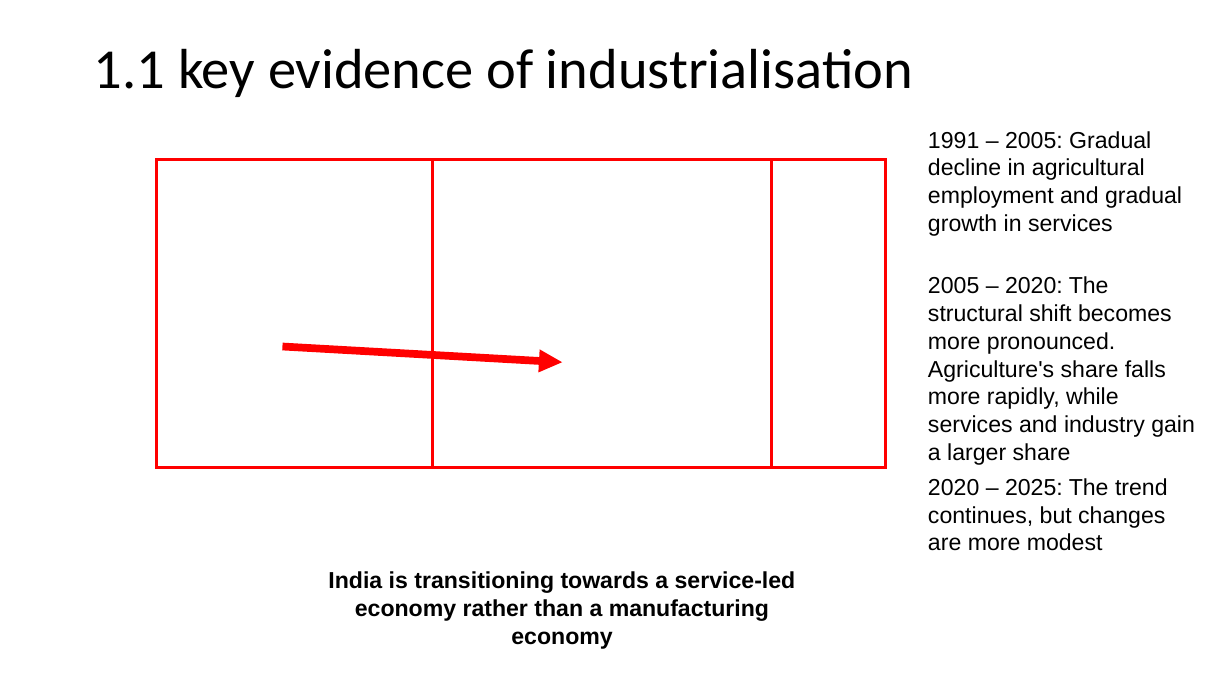
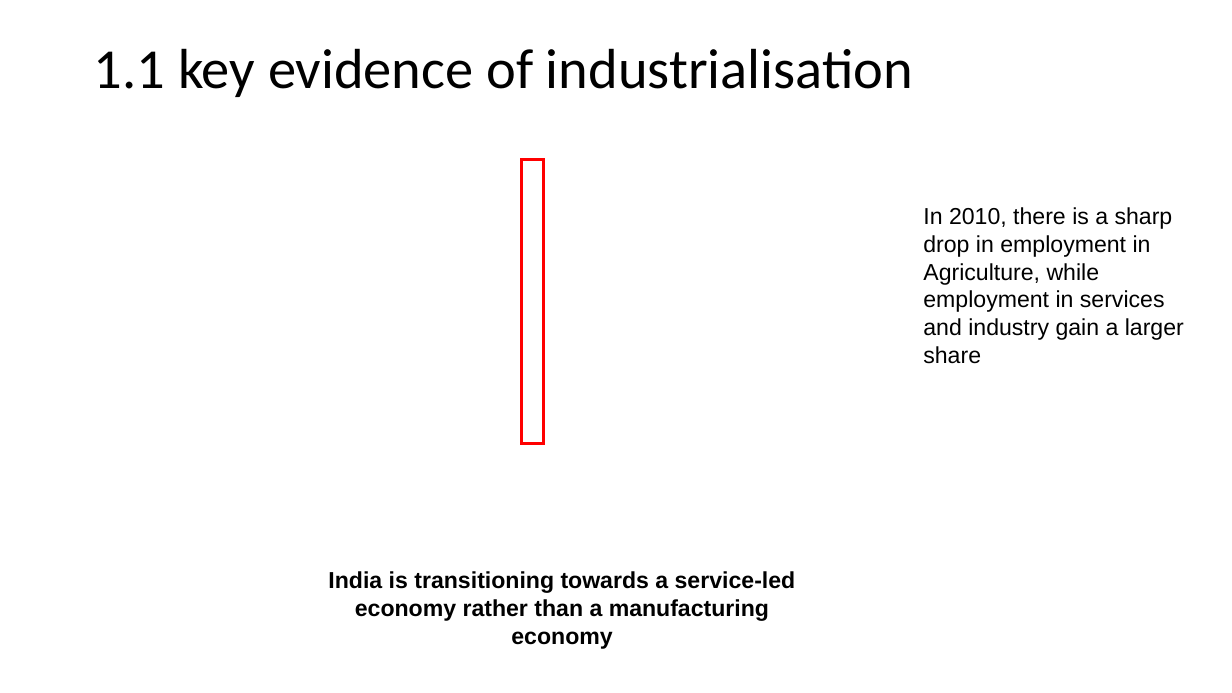
Before and after one commit to josephkohhh/SIM-UOW-Mods, a slide deck: slide 3 of ECON251/Assignment/T01_Group10_Presentation Slides.pptx. Drawn at 1232x693 pixels with LibreOffice and Linux fonts; fonts in the diff are those of the drawing. Boxes give left, top, right and bottom in pixels: in the first picture for what was removed or moved away, otherwise in the second. Text is boxed around its words. In the diff, an @@ line names an element or a change of style, - is before the commit and + after.

```diff
--- a/ECON251/Assignment/T01_Group10_Presentation Slides.pptx
+++ b/ECON251/Assignment/T01_Group10_Presentation Slides.pptx
@@ text removed at <box>928,131,1182,236</box> @@
-1991 – 2005: Gradual decline in agricultural employment and gradual growth in services
@@ rectangle removed at <box>156,160,433,468</box> @@
@@ rectangle: place and size @@
-rectangle at <box>433,160,772,468</box>
+rectangle at <box>521,160,543,444</box>
@@ rectangle removed at <box>772,160,885,468</box> @@
@@ text at <box>923,207,1184,364</box>: text changed @@
-2005 – 2020: The structural shift becomes more pronounced. Agriculture's share falls more rapidly, while services and industry gain a larger share
+In 2010, there is a sharp drop in employment in Agriculture, while employment in services and industry gain a larger share
@@ arrow removed from (283, 347) to (562, 362) @@
@@ text removed at <box>928,478,1168,551</box> @@
-2020 – 2025: The trend continues, but changes are more modest
```
Also in this commit, not shown: 4 other slides changed, 2 slides added, 1 slide removed, 2 other files.
